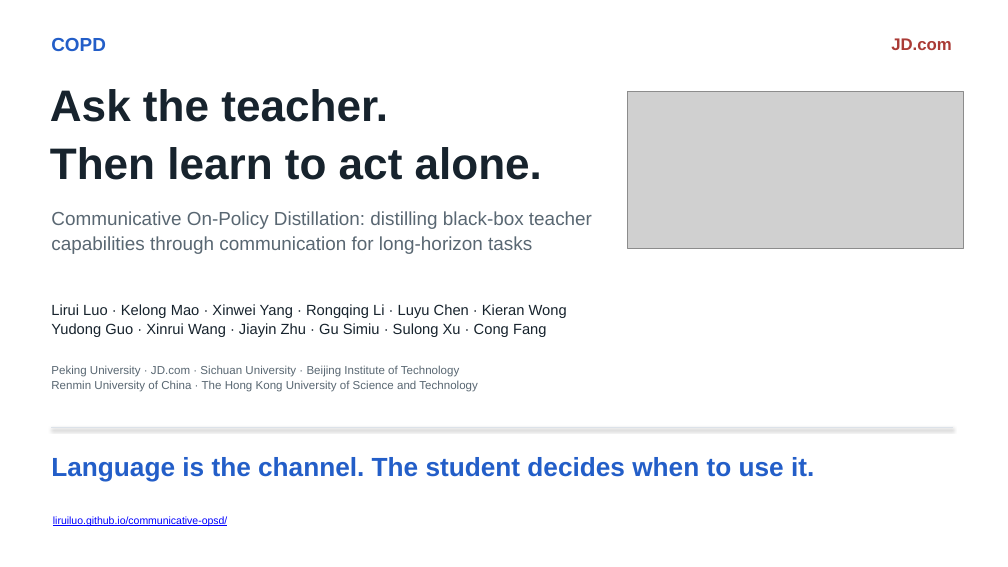
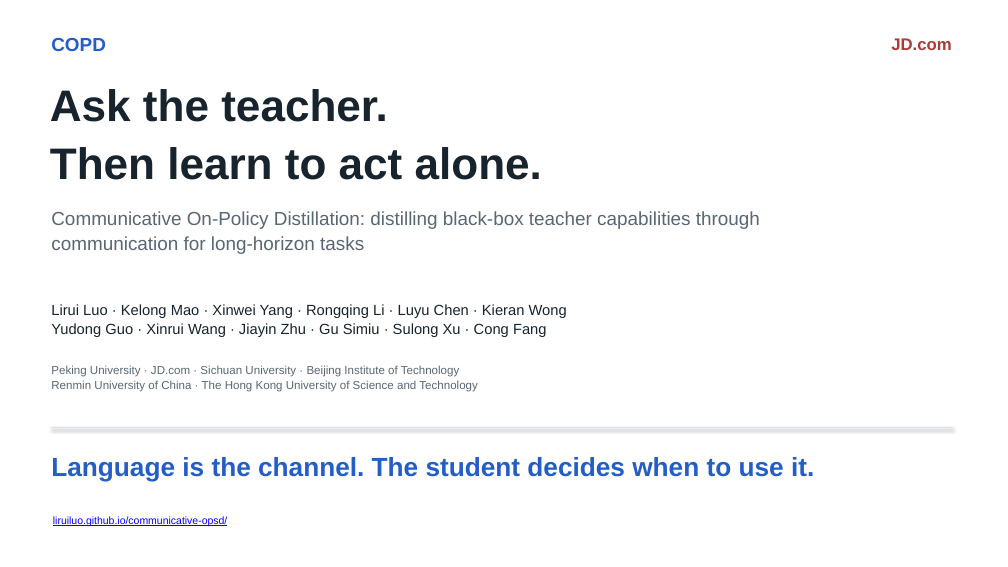
Before and after one commit to liruiluo/communicative-opsd, a slide deck: slide 1 of assets/slides/copd-slides.pptx. Drawn at 1008x567 pixels with LibreOffice and Linux fonts; fonts in the diff are those of the drawing; grey boxes stand for pictures. Boxes give left, top, right and bottom in pixels: in the first picture for what was removed or moved away, otherwise in the second. Text is boxed around its words. In the diff, an @@ line names an element or a change of style, - is before the commit and + after.

Commit message:
Build the human-learning slide on Figure 1

```diff
--- a/assets/slides/copd-slides.pptx
+++ b/assets/slides/copd-slides.pptx
@@ picture removed at (x1=628, y1=91, x2=964, y2=248) @@
@@ text "Communicative On-Policy Distillation: distilling black-box ..." rewrapped from (x1=51, y1=211, x2=592, y2=254) to (x1=51, y1=211, x2=760, y2=254) @@
```
Also in this commit, not shown: 1 other slide changed, 2 other files.
